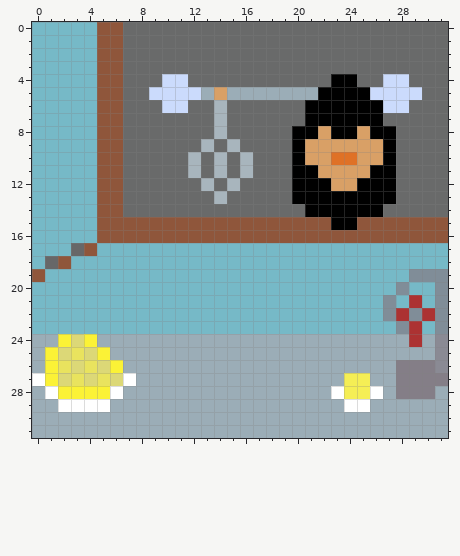
Two versions of one pixel-art sprite, Assets/Aesprites/CatBackgroundNew.png. Above, as it was before the edit.
The file is 32x32 pixels.
The same view after the edit:
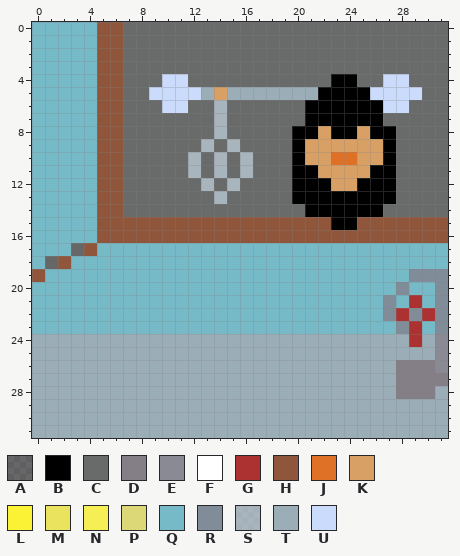
Palette (. is transparent): A #0000007f  B #000000  C #696a6a  D #847e87  E #8a8a94  F #ffffff  G #ac3232  H #8f563b  J #df7126  K #d9a066  L #fbf236  M #e9e35e  N #f5ee55  P #dcd877  Q #76b9c7  R #808d98  S #9badb7bf  T #9badb7  U #cbdbfc
What changed:
@@ x 0..31 @@
 23 QQQQQQQQQQQQQQQQQQQQQQQQQQQQRGQR
-24 TTLPLTTTTTTTTTTTTTTTTTTTTTTTTGTE
-25 TLPMPLTTTTTTTTTTTTTTTTTTTTTTTTTE
-26 TLMPMPLTTTTTTTTTTTTTTTTTTTTTDDDE
-27 FLPMPMPFTTTTTTTTTTTTTTTTNNTTDDDD
-28 TFLLLLFTTTTTTTTTTTTTTTTFNNFTDDDT
-29 TTFFFFTTTTTTTTTTTTTTTTTTFFTTTTTT
+24 TTTTTTTTTTTTTTTTTTTTTTTTTTTTTGTE
+25 TTTTTTTTTTTTTTTTTTTTTTTTTTTTTTTE
+26 TTTTTTTTTTTTTTTTTTTTTTTTTTTTDDDE
+27 TTTTTTTTTTTTTTTTTTTTTTTTTTTTDDDD
+28 TTTTTTTTTTTTTTTTTTTTTTTTTTTTDDDT
+29 TTTTTTTTTTTTTTTTTTTTTTTTTTTTTTTT
 30 TTTTTTTTTTTTTTTTTTTTTTTTTTTTTTTT
